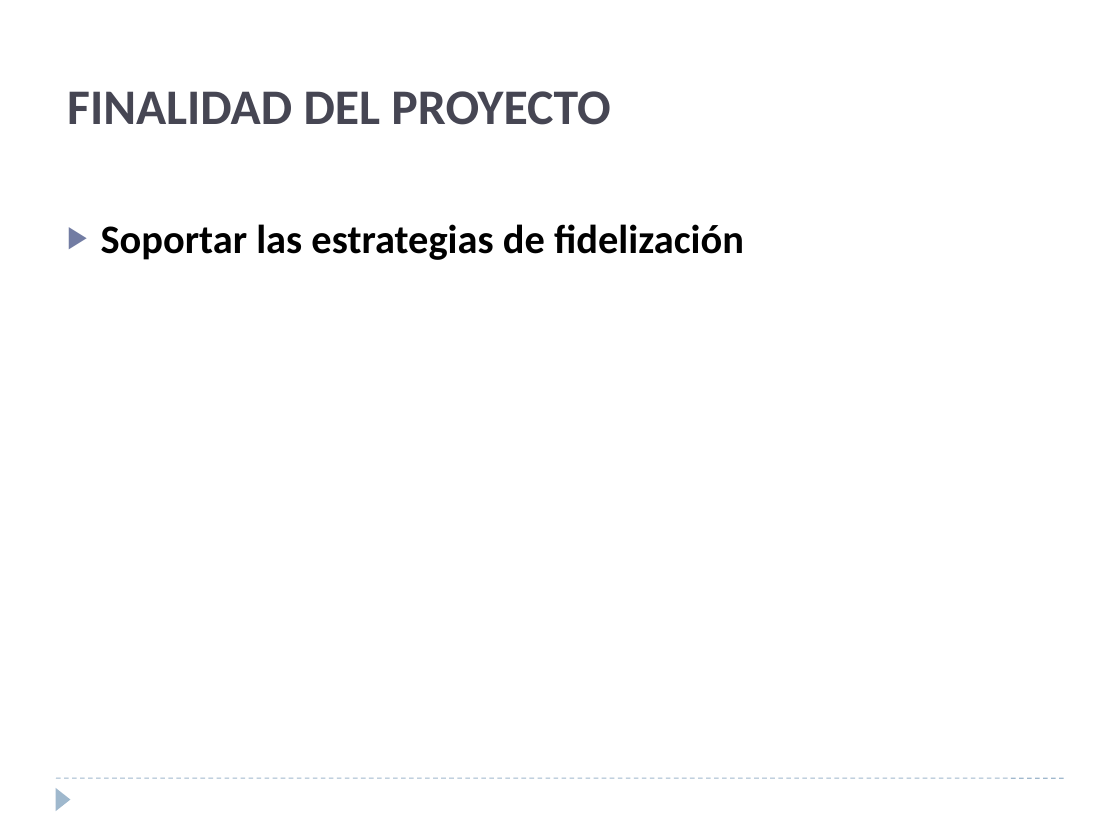
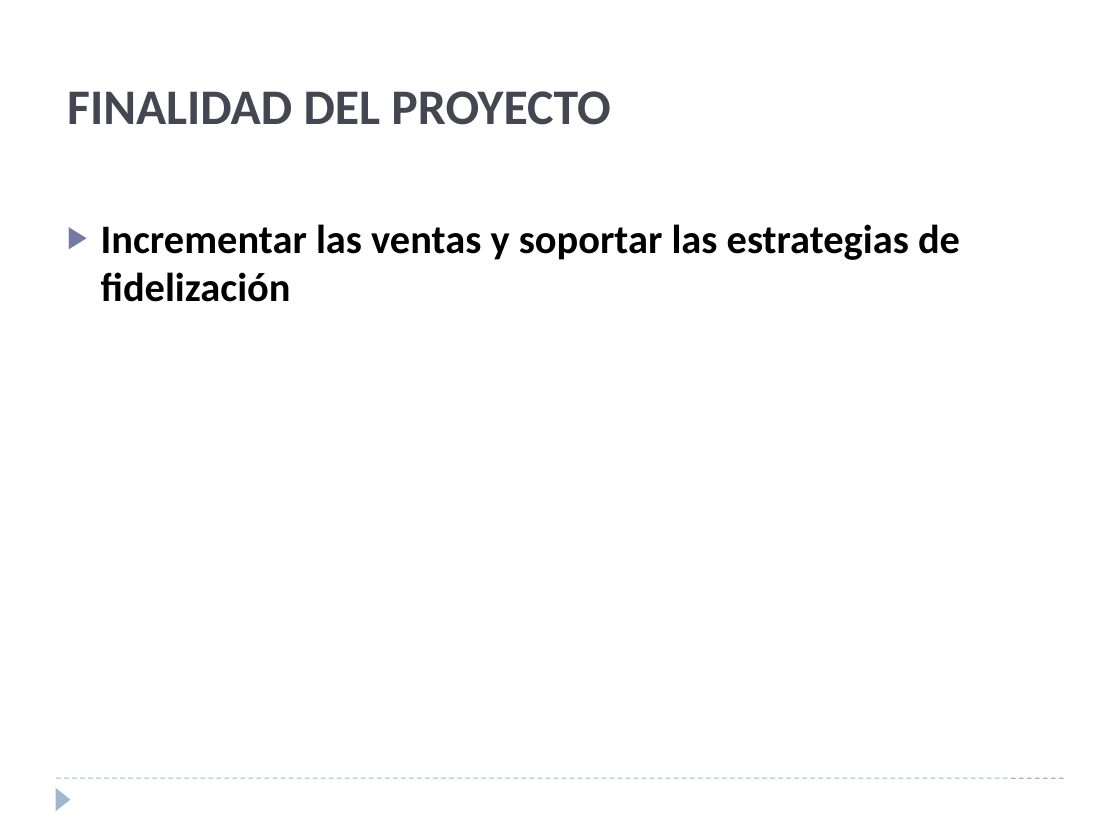
Before and after one commit to ebenites/gpy031, a slide deck: slide 7 of Sesion 10/presentacion.pptx. Drawn at 1120x840 pixels with LibreOffice and Linux fonts; fonts in the diff are those of the drawing. Boxes give left, top, right and bottom in pixels: in the first picture for what was removed or moved away, otherwise in the second. Text is boxed around its words. In the diff, an @@ line names an element or a change of style, - is before the commit and + after.

Commit message:
finalidad del proyecto

```diff
--- a/Sesion 10/presentacion.pptx
+++ b/Sesion 10/presentacion.pptx
@@ text at [101,224,960,302]: text changed @@
-▶ Soportar las estrategias de fidelización
+▶ Incrementar las ventas y soportar las estrategias de fidelización
```
